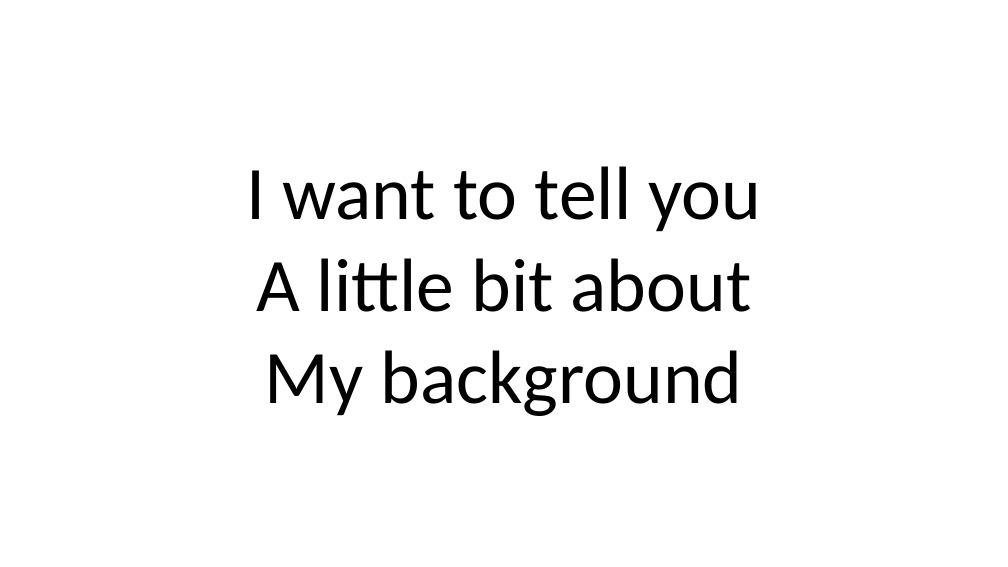
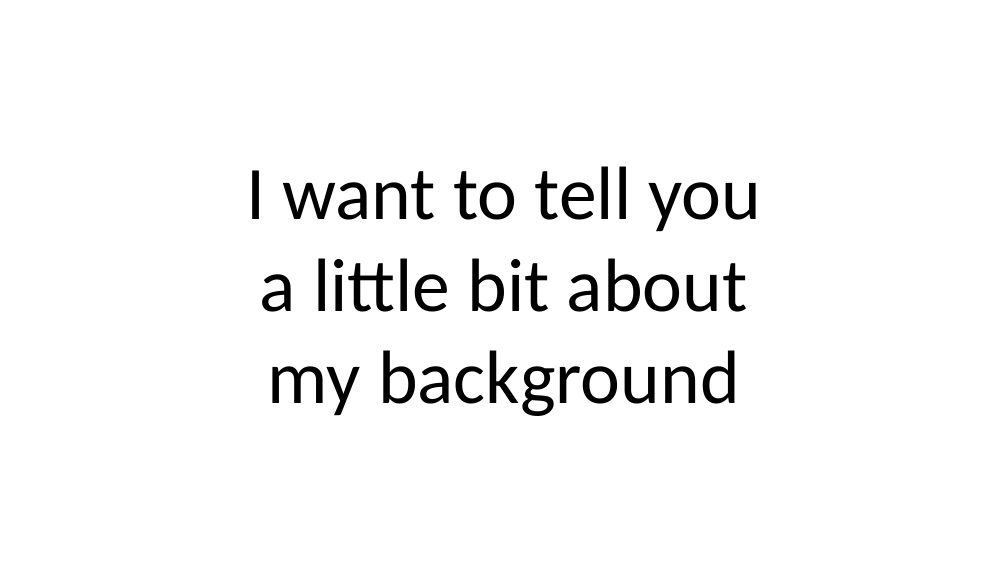
Before and after one commit to juliovquevedo/julio-personal-website, a slide deck: slide 7 of Week-1-Presentation.pptx. Drawn at 1008x567 pixels with LibreOffice and Linux fonts; fonts in the diff are those of the drawing. Boxes give left, top, right and bottom in pixels: in the first picture for what was removed or moved away, otherwise in the second. Text is boxed around its words. In the diff, an @@ line names an element or a change of style, - is before the commit and + after.

```diff
--- a/Week-1-Presentation.pptx
+++ b/Week-1-Presentation.pptx
@@ text at (260, 258, 748, 416): text changed @@
-A little bit about
-My background
+a little bit about
+my background
```
Also in this commit, not shown: 3 other slides changed, 1 slide added, 2 other files.
